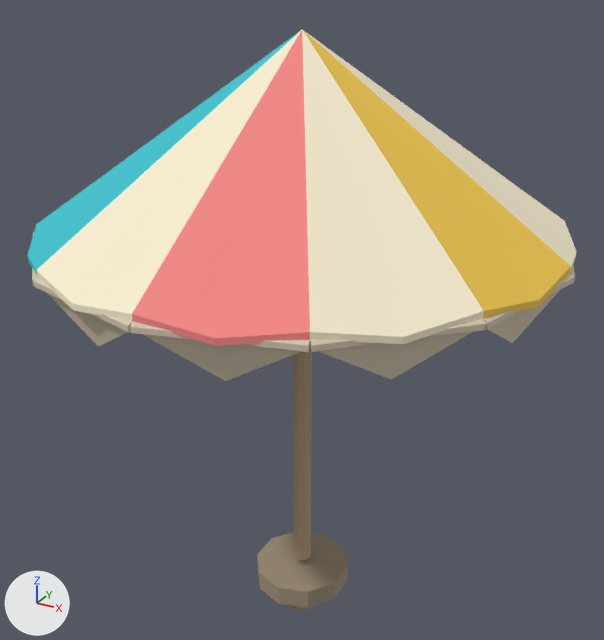
The glTF model apps/garden/public/assets/models/BeachUmbrella.glb as it was, and as the next commit left it.
Both versions are drawn from a camera (50 mm lens) standing at (0.913, -1.66, 1.631) and looking at (-0.019, 0.034, 0.784). The axes (+X, +Y, +Z) are drawn at lower left. The lights are the same throughout. The older version comes first. Where no turn or scale is listed for an object, it has been applied to the vertices.

The older version as bpy lines, for what is in view:
```python
ob_beachumbrella_canopy = bpy.data.objects.new('BeachUmbrella_Canopy', me_beachumbrella_canopymesh)
ob_beachumbrella_canopy.location = (0.0, 0.0, 0.0)
ob_beachumbrella_canopytrim = bpy.data.objects.new('BeachUmbrella_CanopyTrim', me_beachumbrella_canopytrimmesh)
ob_beachumbrella_canopytrim.location = (0.0, 0.0, 0.0)
ob_beachumbrella_pole = bpy.data.objects.new('BeachUmbrella_Pole', me_cylinder)
ob_beachumbrella_pole.location = (0.0, 0.0, 0.765)
ob_beachumbrella_stake = bpy.data.objects.new('BeachUmbrella_Stake', me_beachumbrella_stakemesh)
ob_beachumbrella_stake.location = (0.0, 0.0, 0.035)
```
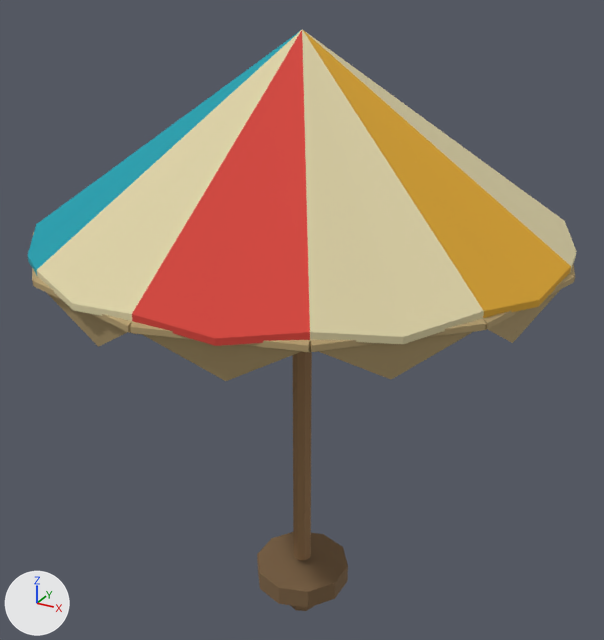
What changed in the scene script:
```text
Change mat_material_beachumbrella_stake:
    mat_material_beachumbrella_stake.base_color: (0.34, 0.27, 0.19) -> (0.2, 0.12, 0.055)  # brown #9e8e79 -> brown #7c6142
Change mat_material_beachumbrella_canopycream:
    mat_material_beachumbrella_canopycream.base_color: (0.95, 0.86, 0.64) -> (0.72, 0.64, 0.38)  # beige #f9efd1 -> beige #ddd1a6
Change mat_material_beachumbrella_canopyteal:
    mat_material_beachumbrella_canopyteal.base_color: (0.04, 0.54, 0.62) -> (0.0, 0.34, 0.42)  # cyan #38c2ce -> cyan #009ead
Change mat_material_beachumbrella_canopycoral:
    mat_material_beachumbrella_canopycoral.base_color: (0.92, 0.25, 0.24) -> (0.66, 0.055, 0.04)  # pink #f68986 -> red #d44238
Change mat_material_beachumbrella_canopyyellow:
    mat_material_beachumbrella_canopyyellow.base_color: (0.88, 0.58, 0.08) -> (0.72, 0.38, 0.025)  # yellow #f1c850 -> orange #dda62c
Change mat_material_beachumbrella_trim:
    mat_material_beachumbrella_trim.base_color: (0.66, 0.57, 0.43) -> (0.46, 0.34, 0.16)  # beige #d4c7af -> brown #b59e6f
```

Boxes [x1, y1, x2, y2] around the edits, measured in the pictures (604 x 640 px):
'BeachUmbrella_Canopy', recoloured
    both: [28, 30, 576, 346]
'BeachUmbrella_CanopyTrim', recoloured
    both: [32, 232, 575, 381]
'BeachUmbrella_Stake', recoloured (darker)
    both: [257, 532, 348, 611]
